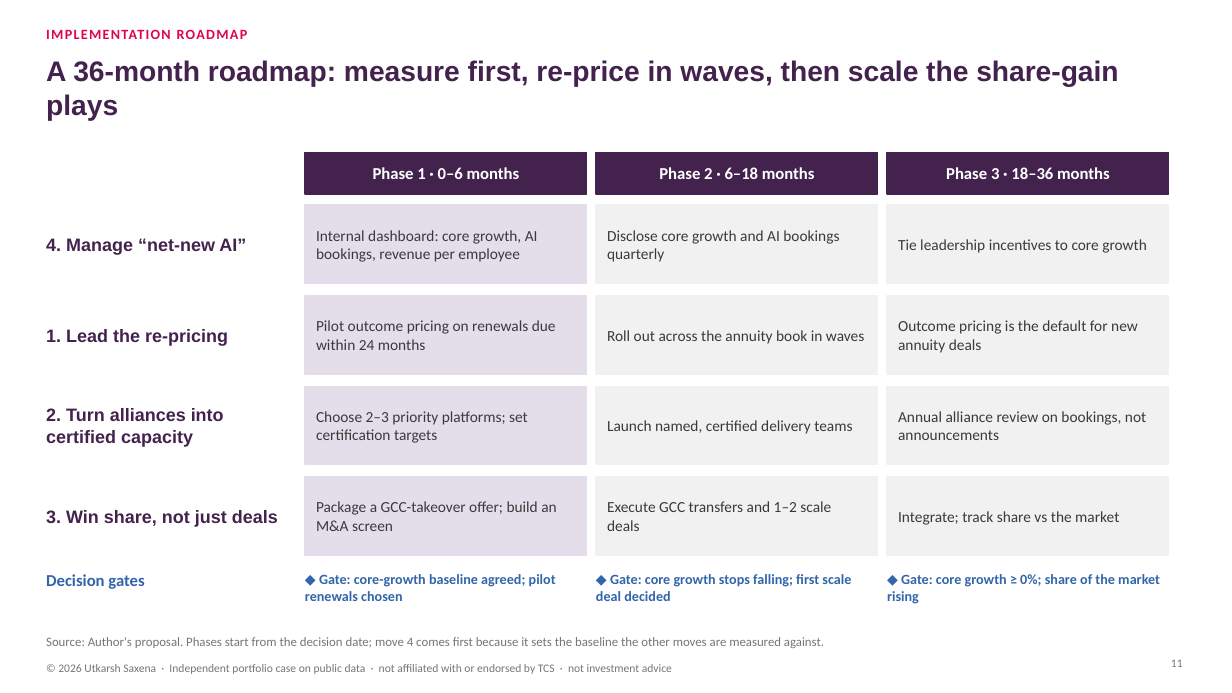
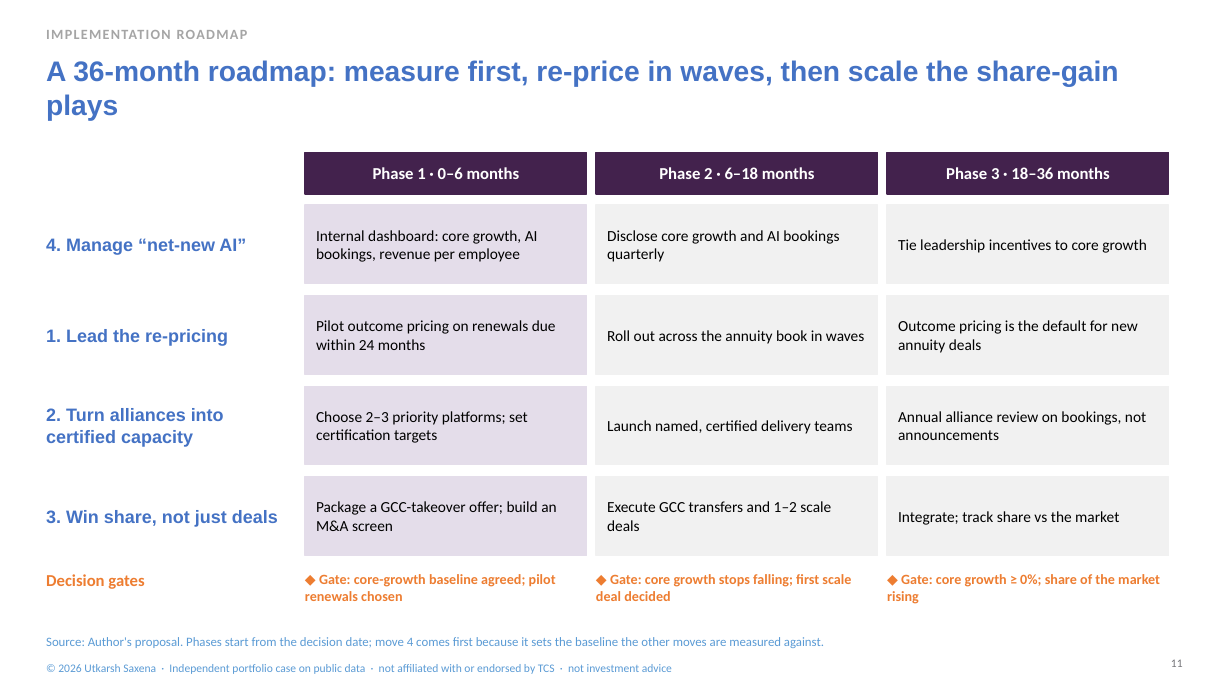
Before and after one commit to lokpriye96/ai-consulting-report-genai-services, a slide deck: slide 11 of outputs/TCS_AI_Deflation_Strategy.pptx. Drawn at 1232x693 pixels with LibreOffice and Linux fonts; fonts in the diff are those of the drawing. Boxes give left, top, right and bottom in pixels: in the first picture for what was removed or moved away, otherwise in the second. Text is boxed around its words. In the diff, an @@ line names an element or a change of style, - is before the commit and + after.

```diff
--- a/outputs/TCS_AI_Deflation_Strategy.pptx
+++ b/outputs/TCS_AI_Deflation_Strategy.pptx
@@ text "IMPLEMENTATION ROADMAP" at <box>46,30,248,39</box>: text colour #E0044E to #A5A5A5 @@
@@ text colour #43224D to #4472C4 in 5 elements at <box>46,60,1118,121</box>, <box>46,238,246,255</box>, <box>46,329,228,346</box>, <box>46,408,224,447</box>, <box>46,510,278,527</box> @@
@@ text colour #3A3A3C to #000000 in 12 elements at <box>316,230,538,262</box>, <box>607,230,839,262</box>, <box>898,239,1147,253</box>, <box>316,320,556,350</box>, <box>607,330,864,344</box>, <box>898,320,1138,353</box>, <box>316,411,528,443</box>, <box>607,420,852,434</box>, <box>898,411,1146,440</box>, <box>316,501,556,531</box>, <box>607,501,831,531</box>, <box>898,511,1119,525</box> @@
@@ text colour #3265AA to #ED7D31 in 4 elements at <box>305,574,556,601</box>, <box>596,574,851,601</box>, <box>887,574,1160,604</box>, <box>46,574,144,589</box> @@
@@ text "Source: Author's proposal. Phases start ..." at <box>46,637,824,648</box>: text colour #76767A to #5B9BD5 @@
@@ text "© 2026 Utkarsh Saxena · ..." at <box>58,664,672,674</box>: text colour #76767A to #5B9BD5 @@
```
Also in this commit, not shown: 10 other slides changed, 23 other files.
